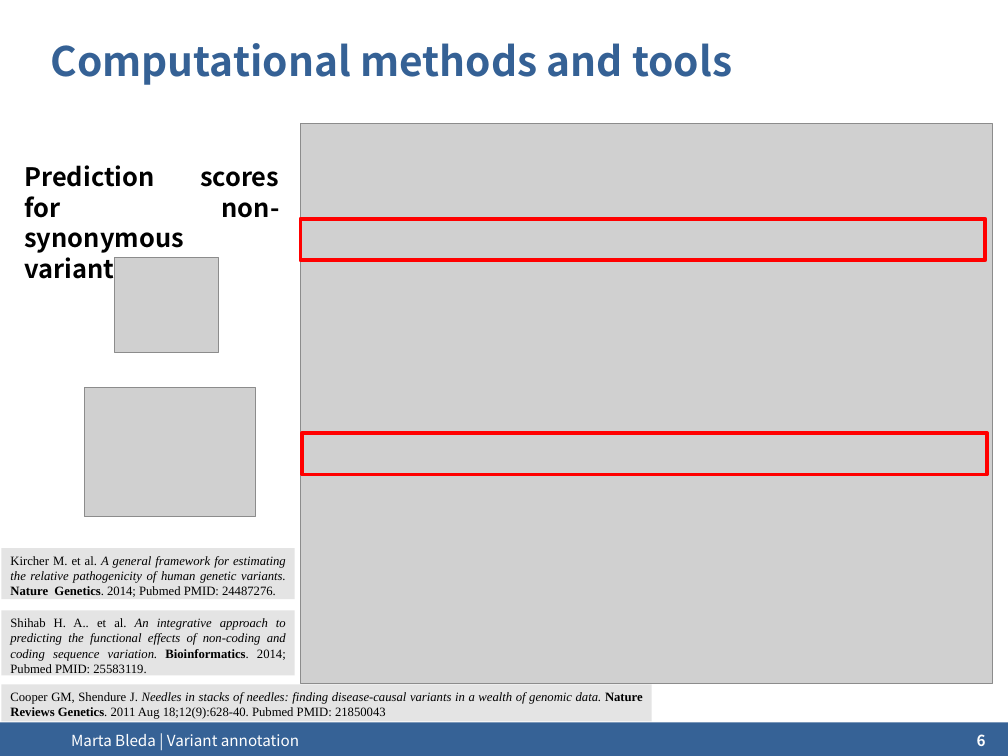
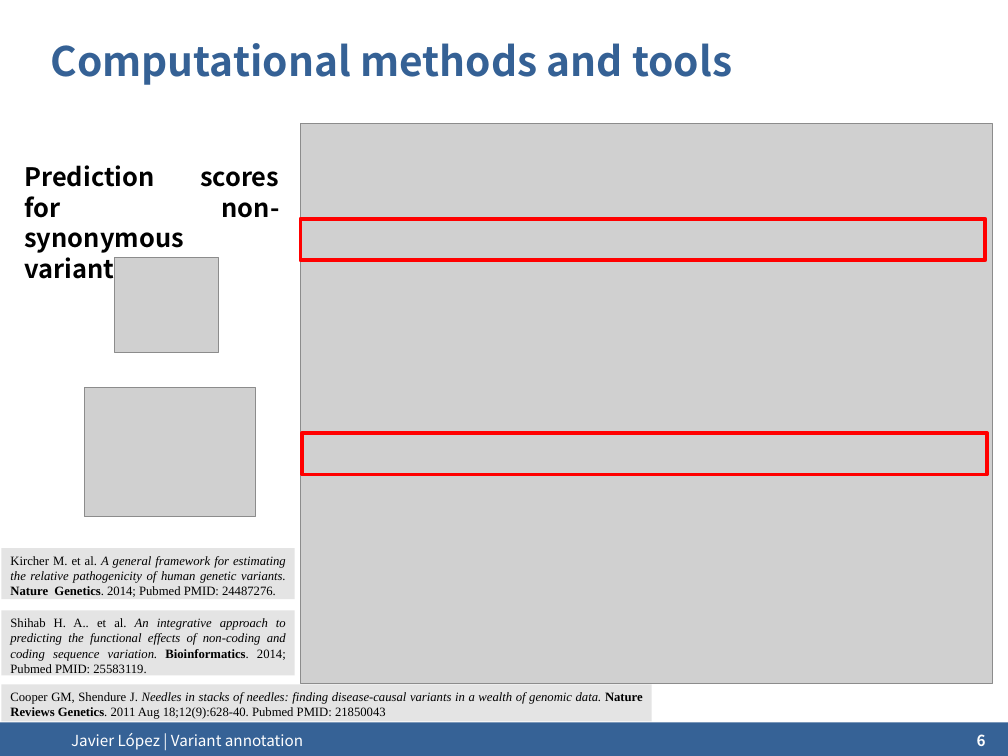
Before and after one commit to ngs-course/ngs-course.github.io, a slide deck: slide 6 of Course_Materials/variant_annotation/presentation/2015-Cambridge_variant_annotation.odp. Drawn at 1008x756 pixels with LibreOffice and Linux fonts; fonts in the diff are those of the drawing; grey boxes stand for pictures; background and template pictures are left out. Boxes give left, top, right and bottom in pixels: in the first picture for what was removed or moved away, otherwise in the second. Text is boxed around its words. In the diff, an @@ line names an element or a change of style, - is before the commit and + after.

Commit message:
few updates carried out in variant_annotation and visualization presentations

```diff
--- a/Course_Materials/variant_annotation/presentation/2015-Cambridge_variant_annotation.odp
+++ b/Course_Materials/variant_annotation/presentation/2015-Cambridge_variant_annotation.odp
@@ text at box(71, 733, 303, 750): text changed @@
-Marta Bleda | Variant annotation
+Javier López | Variant annotation
```
Also in this commit, not shown: 19 other slides changed, 1 slide added, 4 slides removed, 5 other files.
